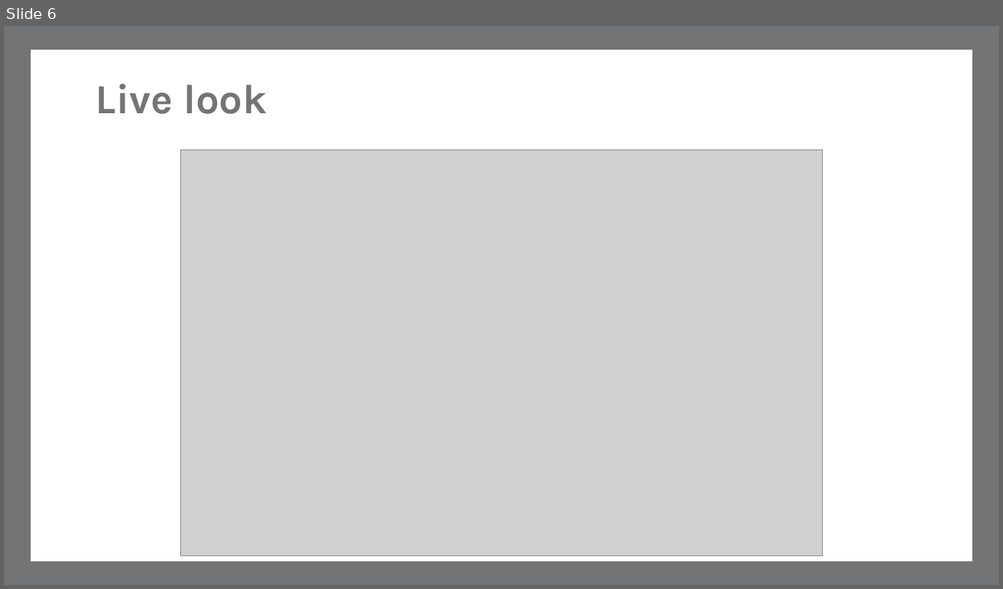
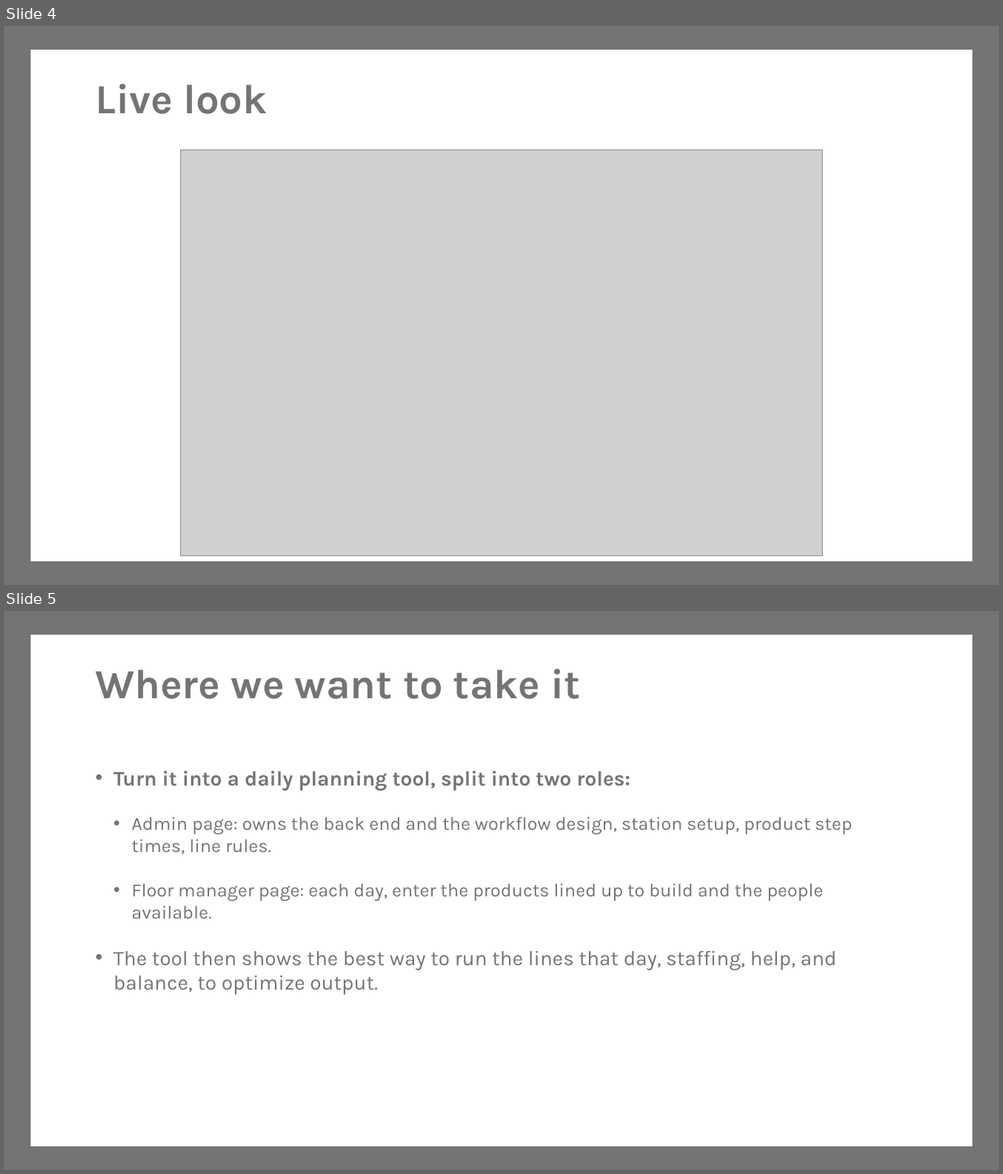
Before and after one commit to macokeefe/claude-code-system, a slide deck: standard-work/standalone/Meritage_3D_Model_Overview.pptx. Shown one above the other, each under a label of ours: slide 6 before the commit, slides 4 and 5 after it. The pictures are 1003x589 and 1003x1174 pixels, drawn with LibreOffice and Linux fonts; fonts in the diff are those of the drawing; grey boxes stand for pictures; background and template pictures are left out. Boxes give left, top, right and bottom in pixels: in the first picture for what was removed or moved away, otherwise in the second. Text is boxed around its words. In the diff, an @@ line names an element or a change of style, - is before the commit and + after.

```diff
--- a/standard-work/standalone/Meritage_3D_Model_Overview.pptx
+++ b/standard-work/standalone/Meritage_3D_Model_Overview.pptx
@@ slide 5 added at box(4, 611, 999, 1170), background #FFFFFF; not listed: 2 template elements that a slide beside it also shows @@
@@ title added at box(95, 669, 580, 699), 40 pt, text #737476, bold @@
+Where we want to take it
@@ text added at box(114, 771, 851, 995), 18 pt, text #737476 @@
+• Turn it into a daily planning tool, split into two roles:
+  • Admin page: owns the back end and the workflow design, station setup, product step times, line rules.
+  • Floor manager page: each day, enter the products lined up to build and the people available.
+• The tool then shows the best way to run the lines that day, staffing, help, and balance, to optimize output.
@@ what was slide 6 is now slide 4 @@
```
Also in this commit, not shown: 2 slides changed, 4 slides removed.
